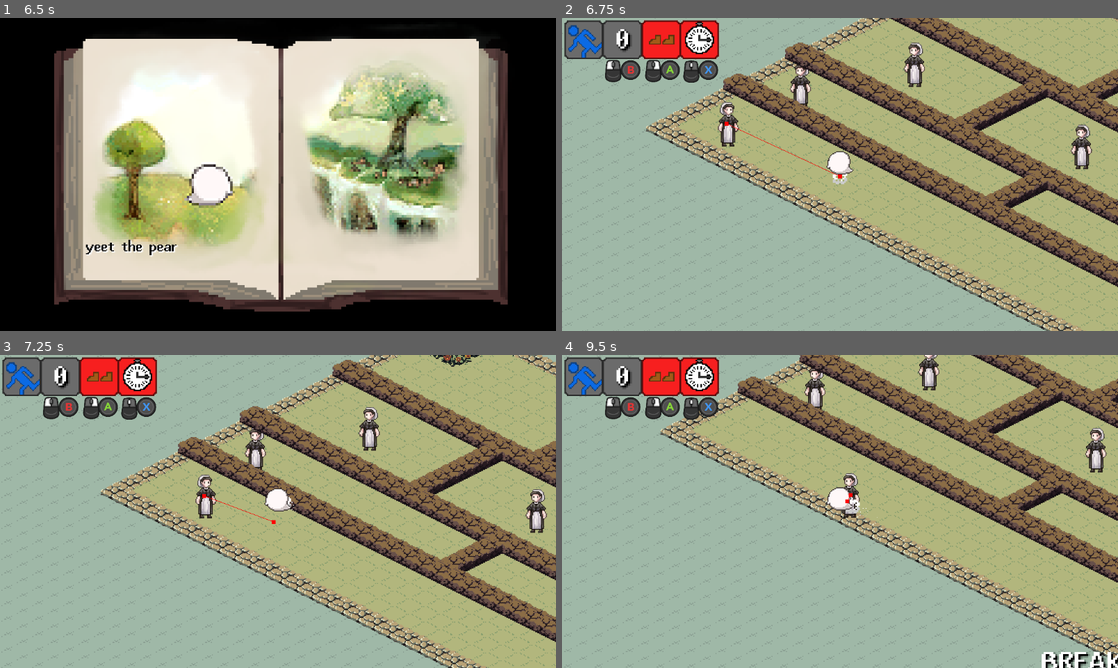
Above: before the commit, frames 1-4 (two rows, left to right).
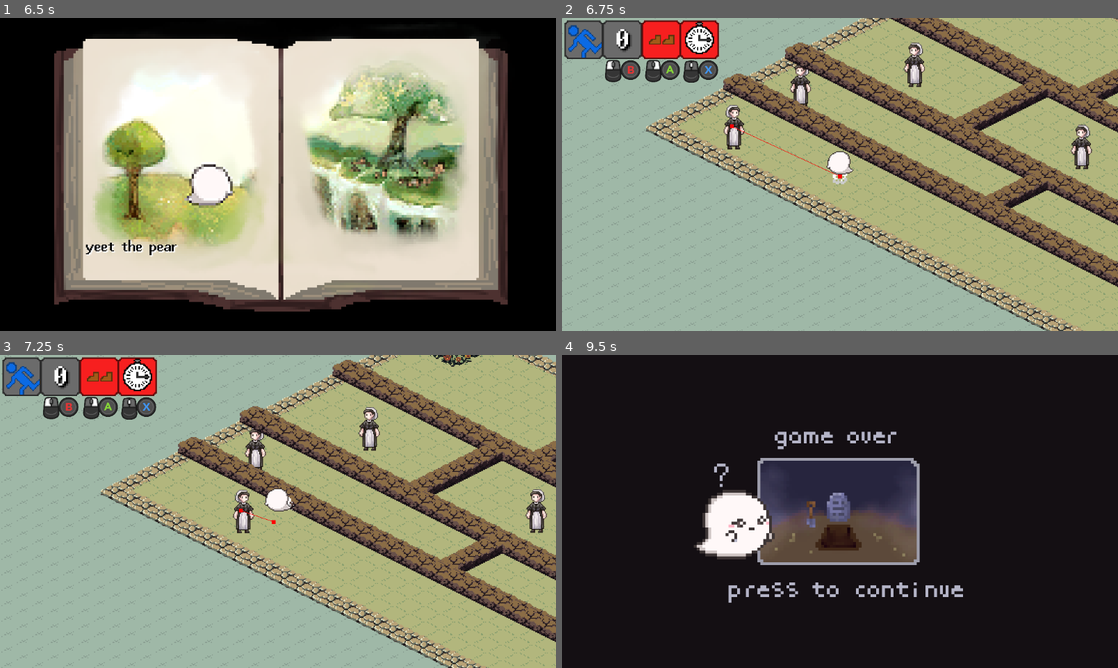
Above: after the commit, the same moments.

Repository: WatDuhHekBro/SGDA-Jam-S24
Game: Godot game, scene res://maps/menu.tscn
The game is run twice, just before and just after one commit, with the same random seed, the same clock (stepped at 60 frames per second) and the same inputs. The engine's default icon, where the game draws it, is replaced by a stand-in: a white triangle on a blue panel in a dark square.
Inputs (mouse positions are in pixels of both pictures, inside the frame that each line leads up to):
- Up to frame 1 (6.5 s): move the mouse to (400, 158) at 0.52 s; hold Right (ui_right) 0.53-1.28 s; click (400, 158) at 0.6 s; tap Middle mouse button (action-timejump) at 0.77, 1.52, 3.02, 3.77, 4.52, 6.02 s; move the mouse to (166, 190) at 1.27 s; hold Down (ui_down) 1.28-2.03 s; right-click (166, 190) at 1.35 s; tap Enter at 2, 3.5 s; move the mouse to (333, 105) at 2.02 s; hold Right (ui_right) 2.03-2.78 s; click (333, 105) at 2.1 s; tap Space at 2.75 s; move the mouse to (250, 237) at 2.77 s; hold Up (ui_up) 2.78-3.53 s; right-click (250, 237) at 2.85 s; click (250, 237) at 2.92 s; move the mouse to (444, 221) at 3.52 s; hold Left (ui_left) 3.53-5.03 s; click (444, 221) at 3.6 s; move the mouse to (111, 127) at 4.27 s; right-click (111, 127) at 4.35 s; move the mouse to (305, 174) at 5.02 s; hold Down (ui_down) 5.03-5.78 s; click (305, 174) at 5.1 s; move the mouse to (194, 96) at 5.77 s; hold Right (ui_right) from 5.78 s (still down); right-click (194, 96) at 5.85 s
- Up to frame 2 (6.75 s): move the mouse to (962, 158) at 6.52 s; release Right (ui_right) at 6.53 s; hold Up (ui_up) from 6.53 s (still down); click (962, 158) at 6.6 s
- Up to frame 3 (7.25 s): keep holding Up (ui_up); tap Middle mouse button (action-timejump) at 6.77 s
- Up to frame 4 (9.5 s): move the mouse to (728, 527) at 7.27 s; release Up (ui_up) at 7.28 s; hold Right (ui_right) 7.28-8.03 s; right-click (728, 527) at 7.35 s; click (728, 527) at 7.42 s; tap Middle mouse button (action-timejump) at 7.52, 9.02 s; move the mouse to (895, 442) at 8.02 s; hold Down (ui_down) 8.03-8.78 s; click (895, 442) at 8.1 s; move the mouse to (812, 574) at 8.77 s; hold Left (ui_left) from 8.78 s (still down); right-click (812, 574) at 8.85 s

Frame 1 is identical in both runs. In frame 2, 0.5% of the frame differs, in the area x 28-48%, y 26-49%; in frame 3, 0.8%; in frame 4, 97%, in the area x 0-100%, y 0-100%.

Commit message:
Adjusted enemy speeds for all levels

Diff:
--- a/maps/level-1.tscn
+++ b/maps/level-1.tscn
@@ -79,7 +79,6 @@
 
 [node name="Enemy" parent="Objects" instance=ExtResource("7_crd1b")]
 position = Vector2(-223, 206)
-speed = 60.0
 
 [node name="Enemy2" parent="Objects" instance=ExtResource("7_crd1b")]
 position = Vector2(128, 64)
@@ -100,7 +99,7 @@
 position = Vector2(-116, -134)
 
 [node name="Enemy8" parent="Objects" instance=ExtResource("7_crd1b")]
-position = Vector2(-198, -174)
+position = Vector2(-286, 48)
 
 [node name="Enemy9" parent="Objects" instance=ExtResource("7_crd1b")]
 position = Vector2(129, 179)
--- a/maps/tutorial-2.tscn
+++ b/maps/tutorial-2.tscn
@@ -70,15 +70,12 @@
 
 [node name="Enemy" parent="Objects" instance=ExtResource("4_r7cdx")]
 position = Vector2(-213, -42)
-speed = 60.0
 
 [node name="Enemy2" parent="Objects" instance=ExtResource("4_r7cdx")]
 position = Vector2(155, 150)
-speed = 60.0
 
 [node name="Enemy3" parent="Objects" instance=ExtResource("4_r7cdx")]
 position = Vector2(31, 4)
-speed = 60.0
 
 [node name="Enemy4" parent="Objects" instance=ExtResource("4_r7cdx")]
 position = Vector2(117.913, -71.3016)
--- a/maps/tutorial-3.tscn
+++ b/maps/tutorial-3.tscn
@@ -69,12 +69,8 @@
 position = Vector2(-89, 81)
 
 [node name="Enemy" parent="Objects" instance=ExtResource("4_avmvy")]
-position = Vector2(-218, -77)
-speed = 55.0
-
-[node name="Enemy2" parent="Objects" instance=ExtResource("4_avmvy")]
-position = Vector2(-178, -57)
-speed = 55.0
+position = Vector2(-203, -75)
+speed = 135.0
 
 [node name="Player" parent="." instance=ExtResource("6_45kis")]
 unique_name_in_owner = true
--- a/objects/enemy.gd
+++ b/objects/enemy.gd
@@ -2,7 +2,7 @@
 
 const DirUtils = preload("res://objects/utils/directions.gd")
 
-@export var speed: float = 50.0
+@export var speed: float = 120.0
 @export var is_aggressive = false
 @onready var nav: NavigationAgent2D = $NavigationAgent2D
 @onready var target = $%Player
Not shown, changed: .gitignore
Not shown, added: server.py
